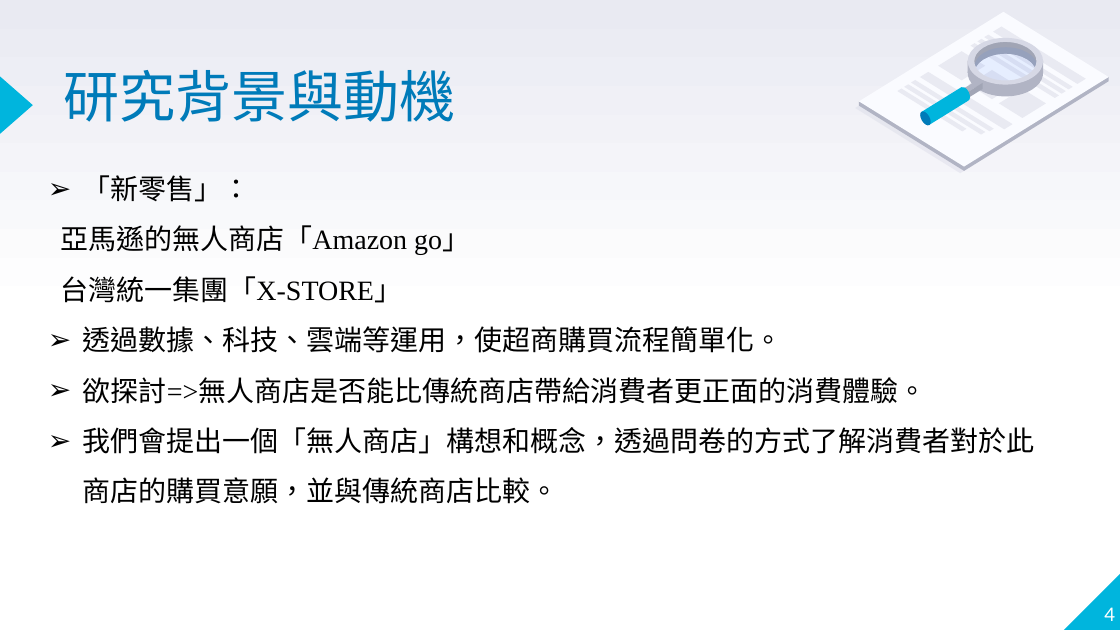
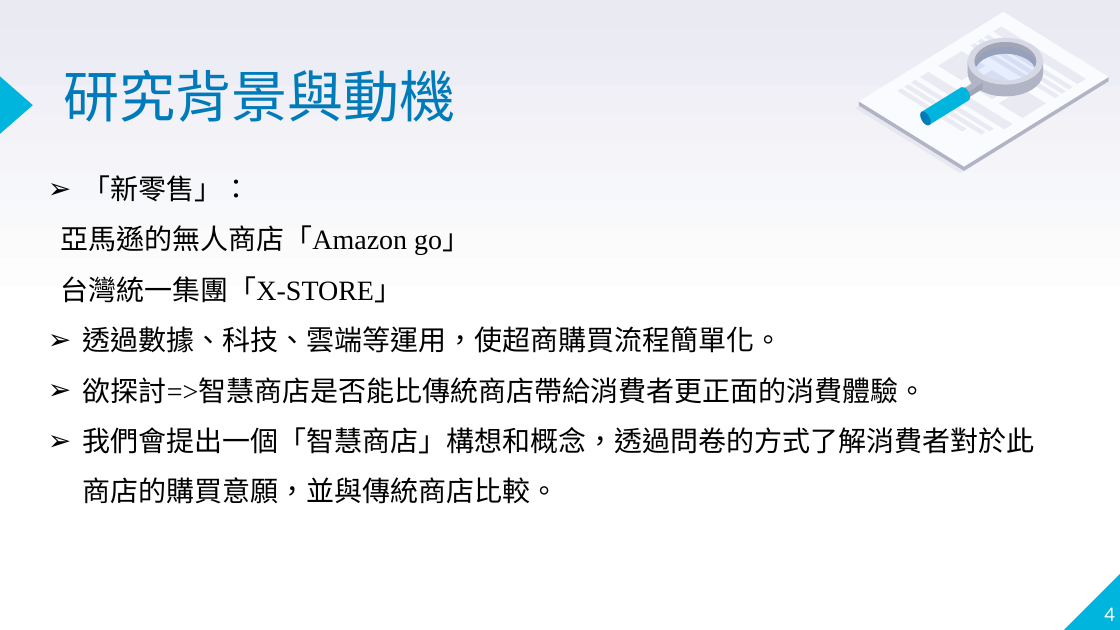
Before and after one commit to WilionLai/website, a slide deck: slide 4 of ppt/proposal.pptx. Drawn at 1120x630 pixels with LibreOffice and Linux fonts; fonts in the diff are those of the drawing. Boxes give left, top, right and bottom in pixels: in the first picture for what was removed or moved away, otherwise in the second. Text is boxed around its words. In the diff, an @@ line names an element or a change of style, - is before the commit and + after.

```diff
--- a/ppt/proposal.pptx
+++ b/ppt/proposal.pptx
@@ text at (83,377,1035,504): text changed @@
-➢ 欲探討=>無人商店是否能比傳統商店帶給消費者更正面的消費體驗。
-➢ 我們會提出一個「無人商店」構想和概念，透過問卷的方式了解消費者對於此商店的購買意願，並與傳統商店比較。
+➢ 欲探討=>智慧商店是否能比傳統商店帶給消費者更正面的消費體驗。
+➢ 我們會提出一個「智慧商店」構想和概念，透過問卷的方式了解消費者對於此商店的購買意願，並與傳統商店比較。
```
Also in this commit, not shown: 5 other slides changed.
